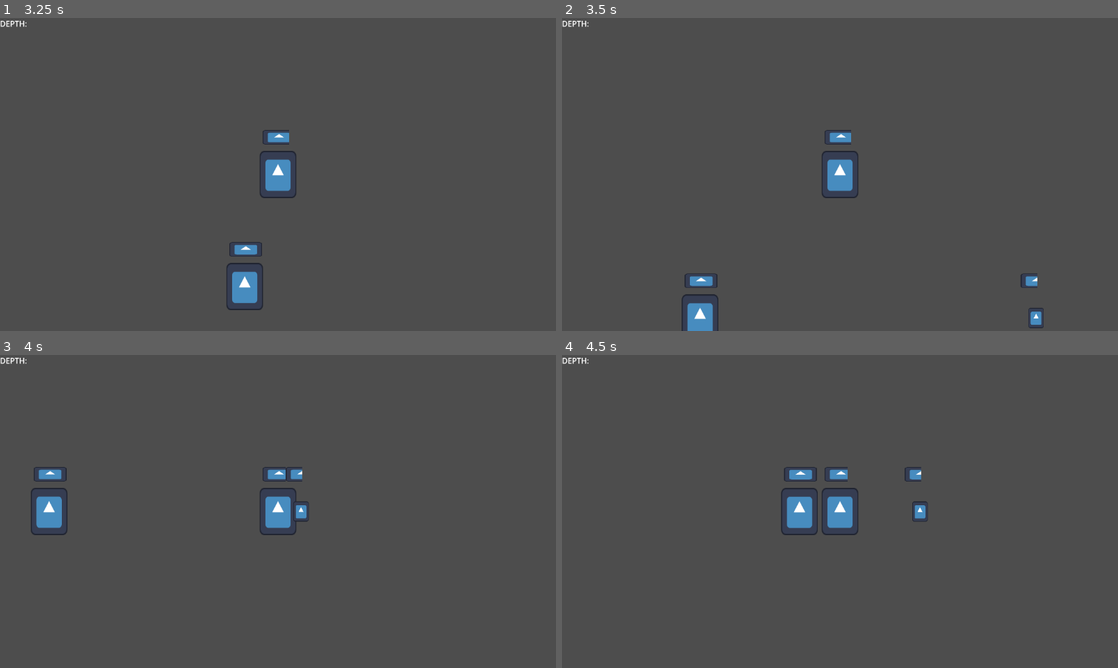
Above: before the commit, frames 1-4 (two rows, left to right).
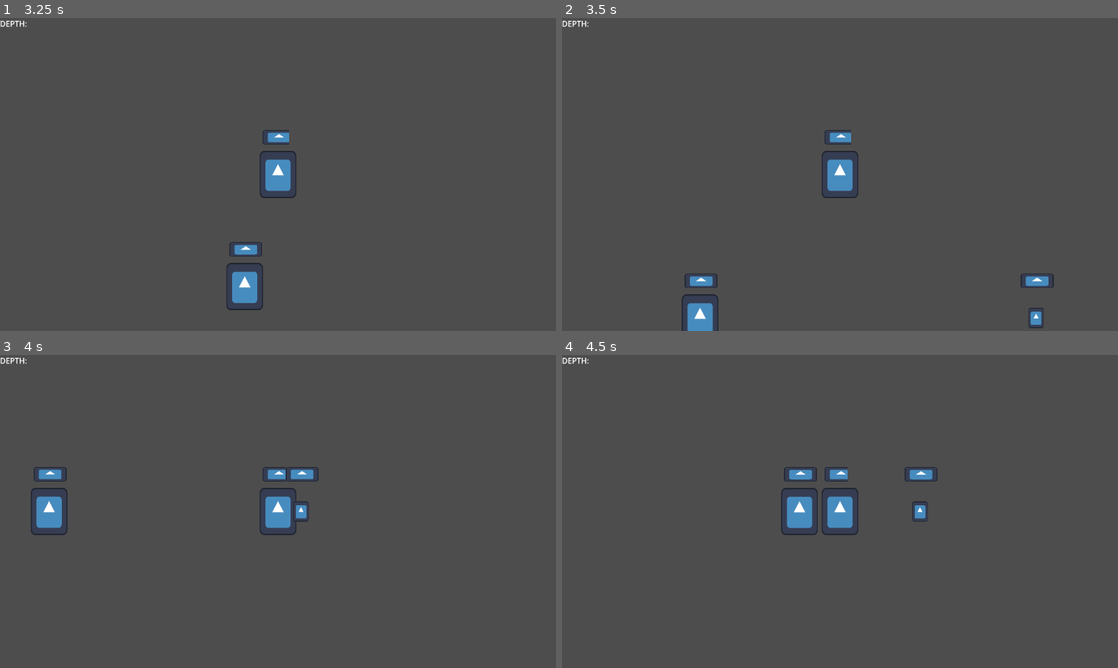
Above: after the commit, the same moments.

Repository: Kaplin86/campfire-project
Game: Godot game, scene res://test.tscn
The game is run twice, just before and just after one commit, with the same random seed, the same clock (stepped at 60 frames per second) and the same inputs. This scene is started directly instead of the project's main scene. The engine's default icon, where the game draws it, is replaced by a stand-in: a white triangle on a blue panel in a dark square.
Inputs (mouse positions are in pixels of both pictures, inside the frame that each line leads up to):
- Up to frame 1 (3.25 s): tap Enter (ui_accept) at 0.5, 0.77, 1.25, 1.52, 2, 3.02 s; move the mouse to (400, 158) at 0.52 s; hold Right (ui_right) 0.53-2.03 s; click (400, 158) at 0.6 s; move the mouse to (166, 190) at 1.27 s; click (166, 190) at 1.35 s; move the mouse to (333, 105) at 2.02 s; hold Left (ui_left) 2.03-2.78 s; click (333, 105) at 2.1 s; move the mouse to (250, 237) at 2.77 s; hold Right (ui_right) from 2.78 s (still down); click (250, 237) at 2.85 s
- Up to frame 2 (3.5 s): keep holding Right (ui_right)
- Up to frame 3 (4 s): keep holding Right (ui_right); move the mouse to (444, 558) at 3.52 s; click (444, 558) at 3.6 s; tap Enter (ui_accept) at 3.77 s
- Up to frame 4 (4.5 s): move the mouse to (673, 464) at 4.27 s; release Right (ui_right) at 4.28 s; hold Left (ui_left) from 4.28 s (still down); click (673, 464) at 4.35 s

Frame 1 is identical in both runs. In frame 2, less than 0.1% of the frame differs, in the area x 85-89%, y 81-87%; in frame 3, less than 0.1%; in frame 4, less than 0.1%.

Commit message:
fixed health bar

Diff:
--- a/zombie.gd
+++ b/zombie.gd
@@ -14,7 +14,9 @@
 		var directionToPlayer = bindedPlayer.global_position - global_position
 		velocity.x = (directionToPlayer.normalized() * movementSpeed * delta).x
 
+
 	$TextureProgressBar.value = health
+	$TextureProgressBar.max_value = maxhp
 	if health <= 0:
 		queue_free()
 	if velocity.x != 0:
Not shown: 1 places in test.tscn that only renumber resources
